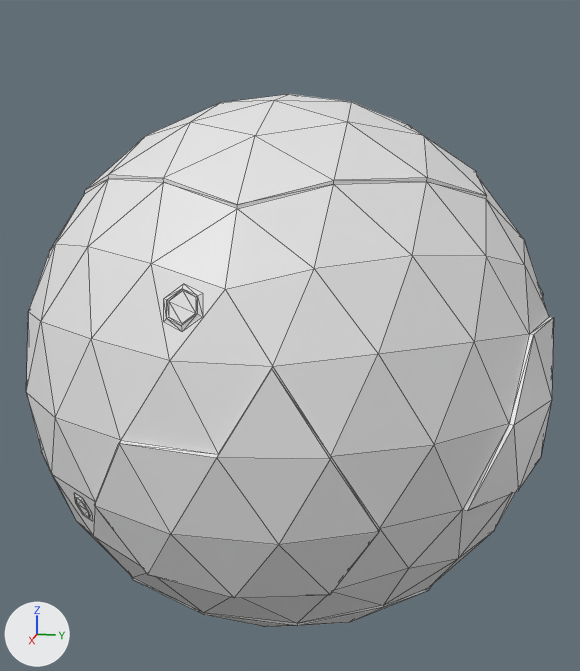
Before and after pictures for a commit that changed the OBJ model res/res/entities/planet/model.obj.
Before and after are seen from a 50 mm camera at (3.02, 0.61, 0.85) aimed at (-0.02, 0.0, 0.1). Every picture has the same lights, and +X, +Y and +Z are marked at lower left. Mesh edges are drawn as thin lines. Where no turn or scale is listed for an object, it has been applied to the vertices.
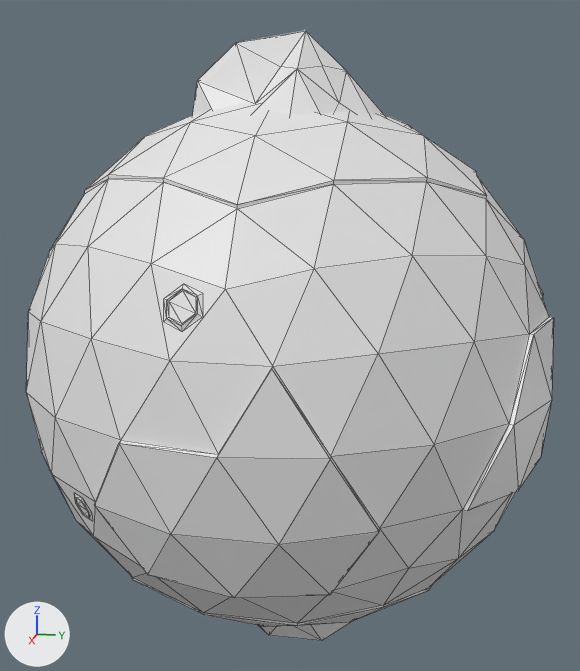
What the commit changed:
me_icosphere is used by ob_icosphere; location (0.0, 0.0, 0.0).
me_icosphere had 325 vertices, 606 faces and spanned x -1.01..1.01, y -1.0..1.0, z -1.01..1.01.
me_icosphere now has 401 vertices, 714 faces and spans x -1.01..1.01, y -1.0..1.0, z -1.2..1.22.
me_icosphere part 1: a new loose piece of 38 vertices spanning x -0.37..0.38, y -0.37..0.36, z -1.2..-0.77.
me_icosphere part 2: a new loose piece of 38 vertices spanning x -0.37..0.38, y -0.36..0.37, z 0.79..1.22.

What differs and where, as boxes (x1, y1, x2, y2) in the pictures (580 x 671 px):
'Icosphere', reshaped (15% taller)
    before: (26, 94, 554, 627)
    after: (26, 30, 554, 641)
part 1 of me_icosphere, added
    after: (259, 622, 351, 641)
part 2 of me_icosphere, added
    after: (192, 30, 387, 118)
